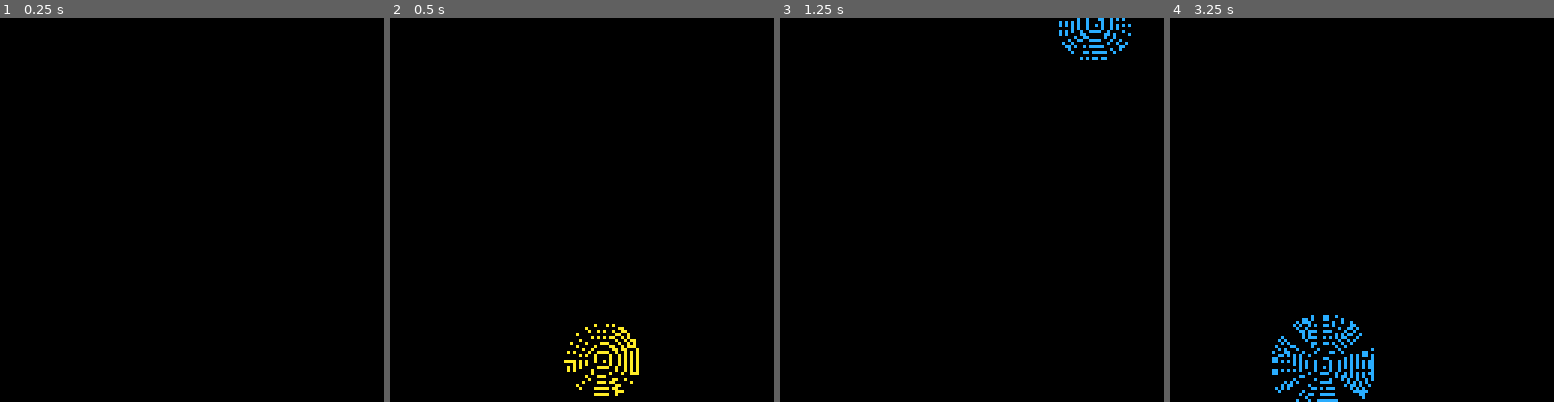
Above: before the commit, frames 1-4 (left to right).
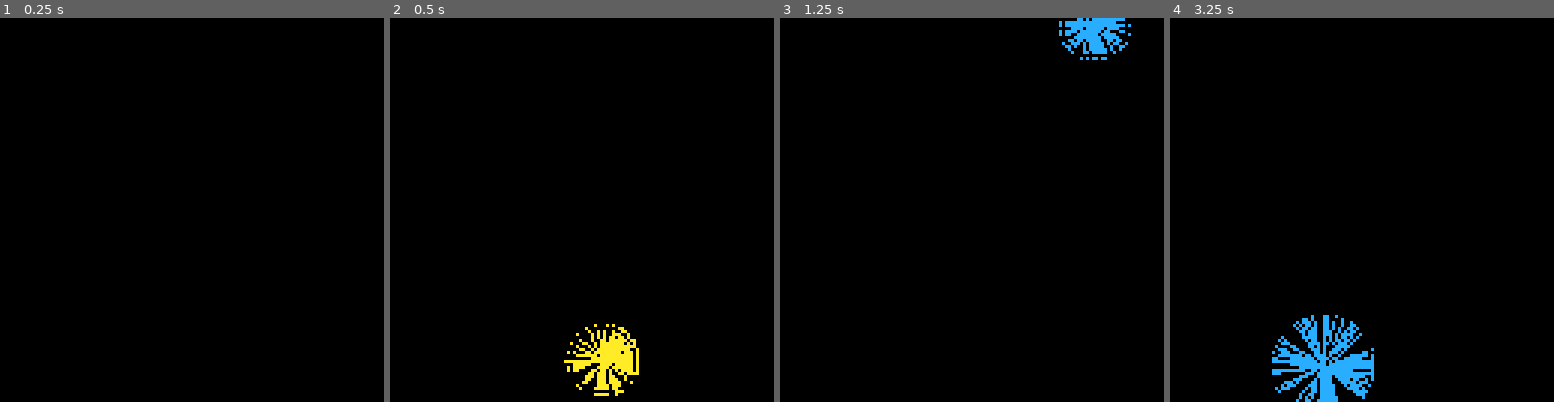
Above: after the commit, the same moments.

Repository: pixelocene/tests
Game: PICO-8 cartridge fireworks.p8
Two runs of this game, one before a commit and one after it. Both use one fixed random seed, a clock stepped at 60 frames per second and the inputs below.
Inputs:
- Up to frame 1 (0.25 s): no input
- Up to frame 2 (0.5 s): tap X (X key) at 0.33 s
- Up to frame 3 (1.25 s): tap X (X key) at 1.07 s
- Up to frame 4 (3.25 s): tap X (X key) at 1.85, 2.97 s

Frame 1 is identical in both runs. In frame 2, 0.7% of the frame differs, in the area x 48-63%, y 82-97%; in frame 3, 0.5%; in frame 4, 1.2%, in the area x 28-52%, y 78-100%.

Commit message:
Link trail particles

Diff:
--- a/fireworks.p8
+++ b/fireworks.p8
@@ -184,8 +184,12 @@
 		-- draw the particle on screen
 		function self.draw()
 			-- draw the trail
-			for t in all(self.trail) do
-				t.draw()
+			for i,t in ipairs(self.trail) do
+				local nxt=nil
+				if i<#self.trail then
+					nxt=self.trail[i+1]
+				end
+				t.draw(nxt)
 			end
 			-- draw ending pixel
 			local col=self.col
@@ -224,7 +228,16 @@
 			self.age+=rnd(1)
 		end
 
-		function self.draw()
+		function self.draw(_nxt)
+			if _nxt~=nil then
+				line(
+					self.x,
+					self.y,
+					_nxt.x,
+					_nxt.y,
+					self.col
+				)
+			end
 			pset(self.x,self.y,self.col)
 		end
 
